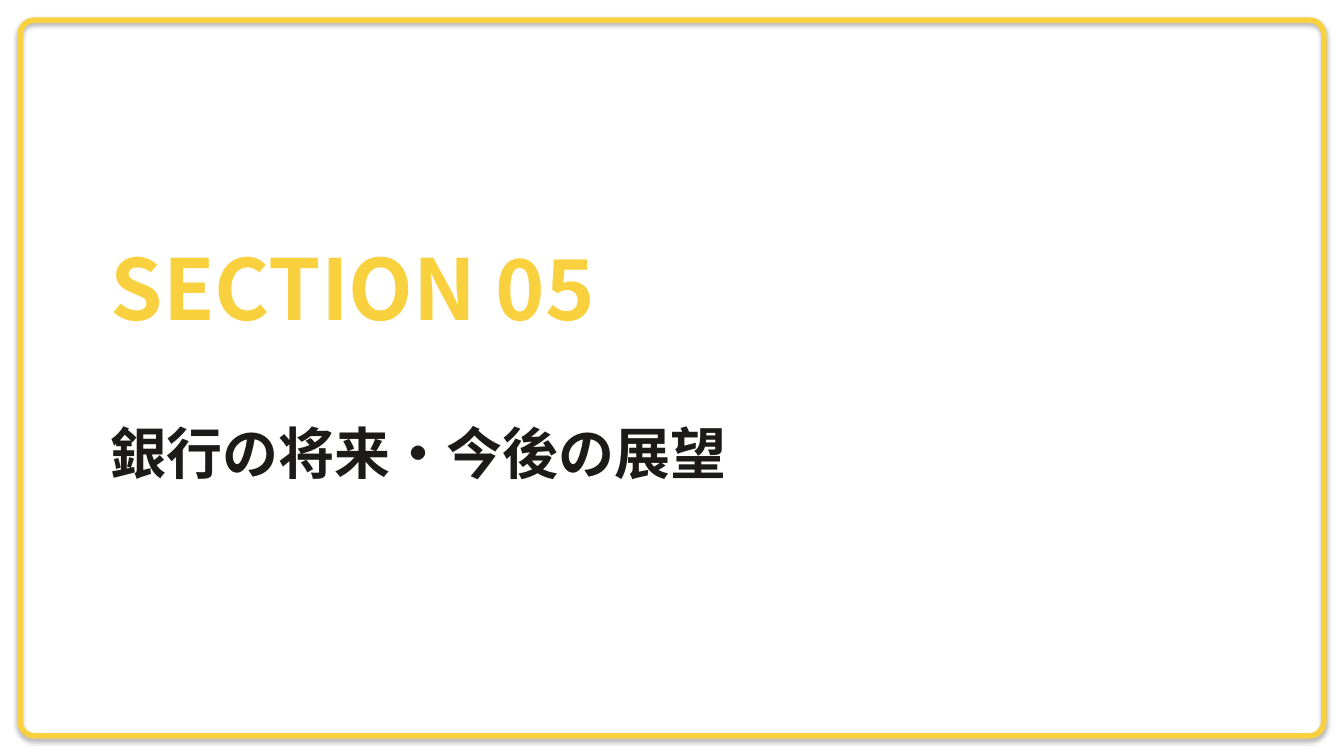
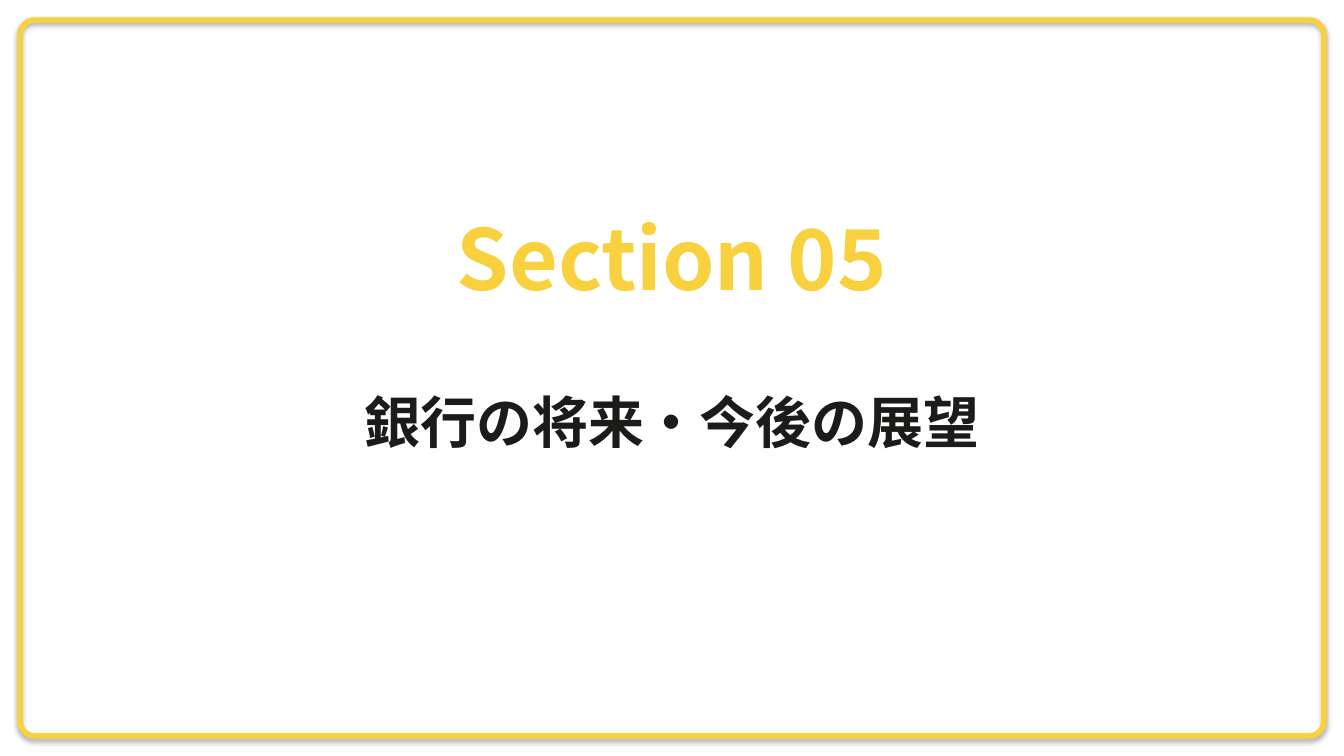
Before and after one commit to xilicrysta/bank-pptx, a slide deck: slide 20 of design-strategy/bank_strategy_presentation.pptx. Drawn at 1344x756 pixels with LibreOffice and Linux fonts; fonts in the diff are those of the drawing. Boxes give left, top, right and bottom in pixels: in the first picture for what was removed or moved away, otherwise in the second. Text is boxed around its words. In the diff, an @@ line names an element or a change of style, - is before the commit and + after.

Commit message:
Unify naming to Section, refactor generator class, and fix output path duplication (s)

```diff
--- a/design-strategy/bank_strategy_presentation.pptx
+++ b/design-strategy/bank_strategy_presentation.pptx
@@ text at [457,222,887,291]: text changed @@
-SECTION 05
+Section 05
@@ text "銀行の将来・今後の展望": place and size @@
-text "銀行の将来・今後の展望" at [111,426,726,479]
+text "銀行の将来・今後の展望" at [364,395,979,448]
```
Also in this commit, not shown: 20 other slides changed, 1 other file.
